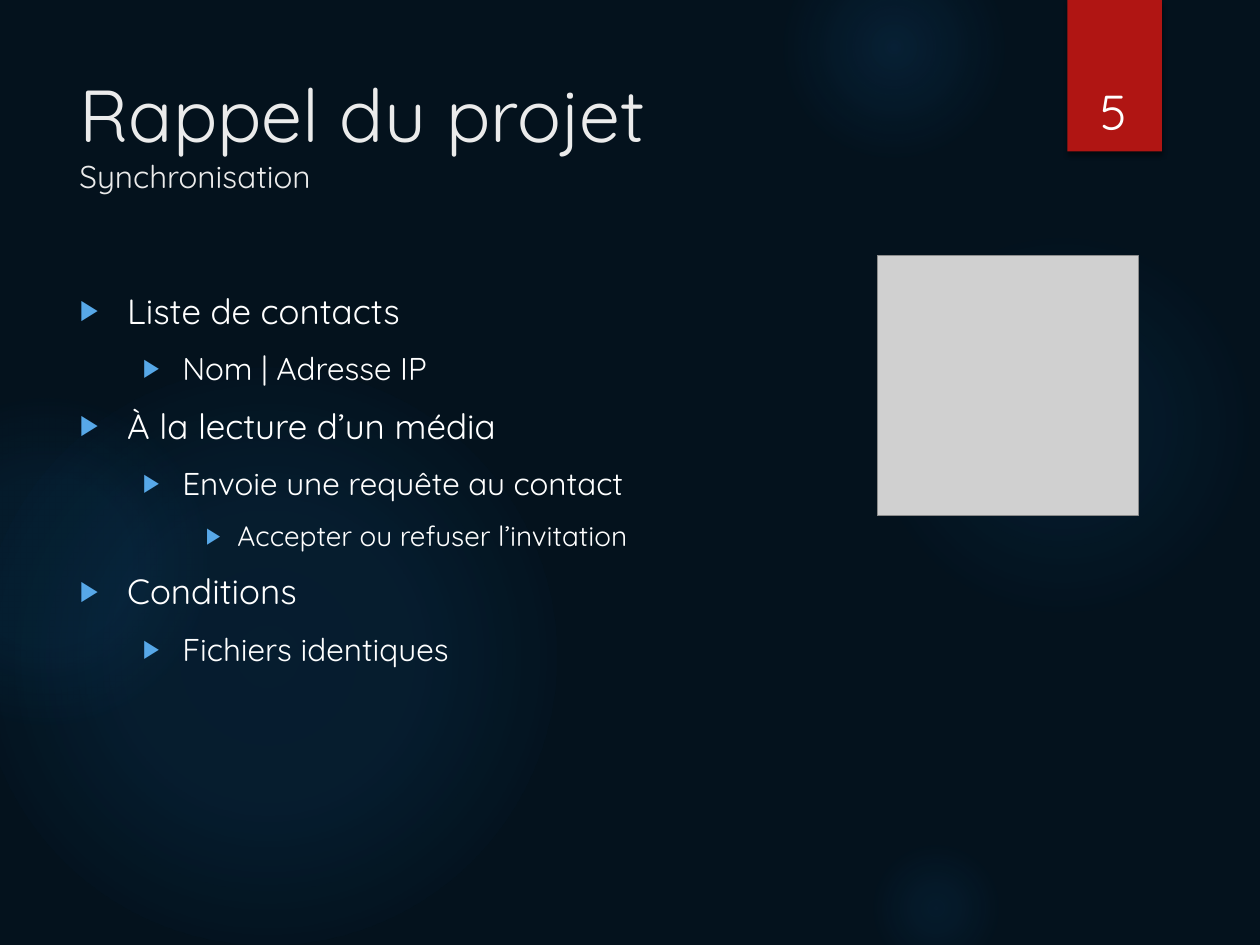
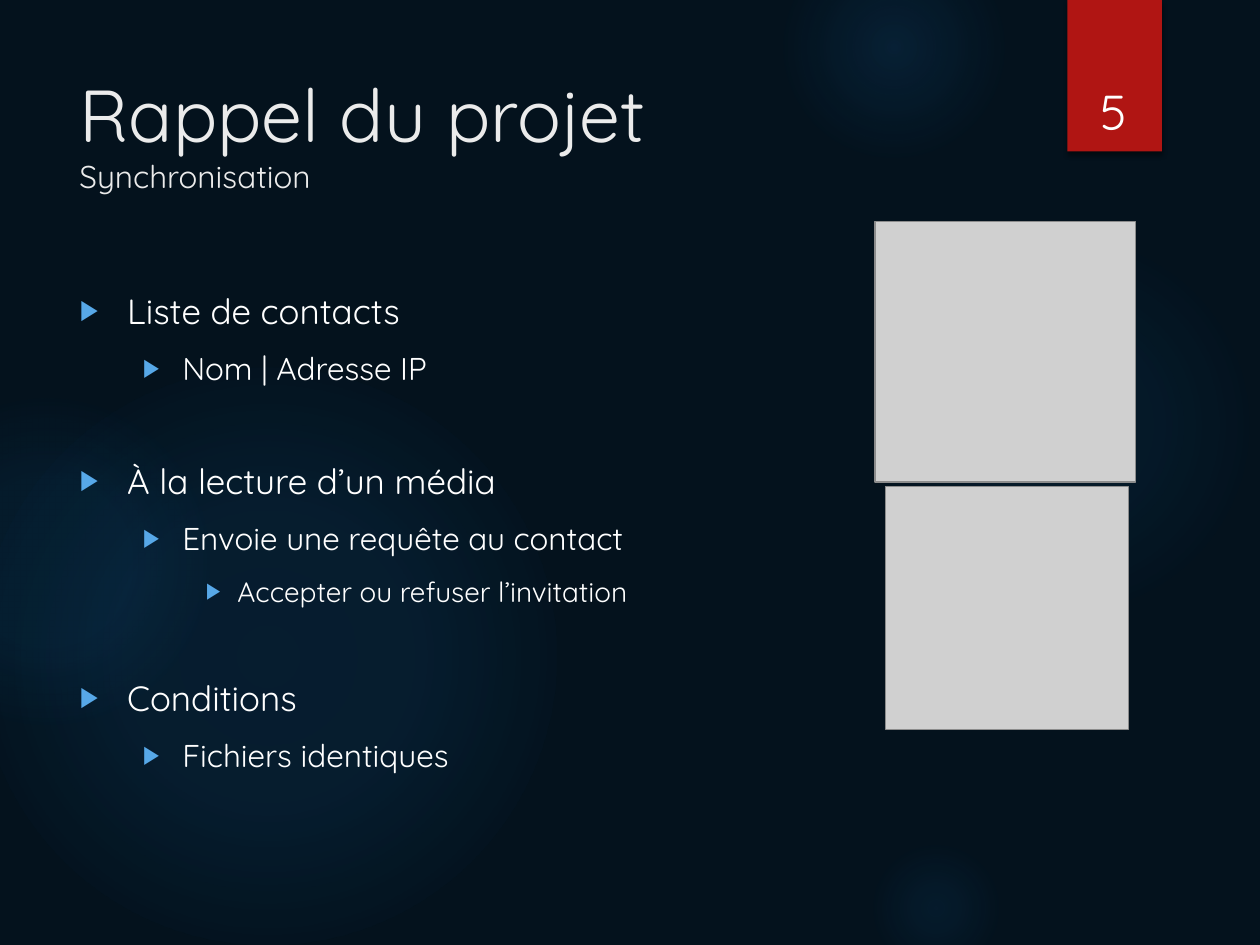
Before and after one commit to aroubaty/PDG_Project, a slide deck: slide 5 of Présentation/Présentation intermédiaire.pptx. Drawn at 1260x945 pixels with LibreOffice and Linux fonts; fonts in the diff are those of the drawing; grey boxes stand for pictures. Boxes give left, top, right and bottom in pixels: in the first picture for what was removed or moved away, otherwise in the second. Text is boxed around its words. In the diff, an @@ line names an element or a change of style, - is before the commit and + after.

```diff
--- a/Présentation/Présentation intermédiaire.pptx
+++ b/Présentation/Présentation intermédiaire.pptx
@@ picture: place and size @@
-picture at <box>878,256,1139,517</box>
+picture at <box>874,222,1135,483</box>
@@ text "Liste de contacts" rewrapped from <box>127,298,627,668</box> to <box>127,298,627,774</box> @@
@@ picture added at <box>886,486,1129,730</box> @@
```
Also in this commit, not shown: 5 other slides changed.
